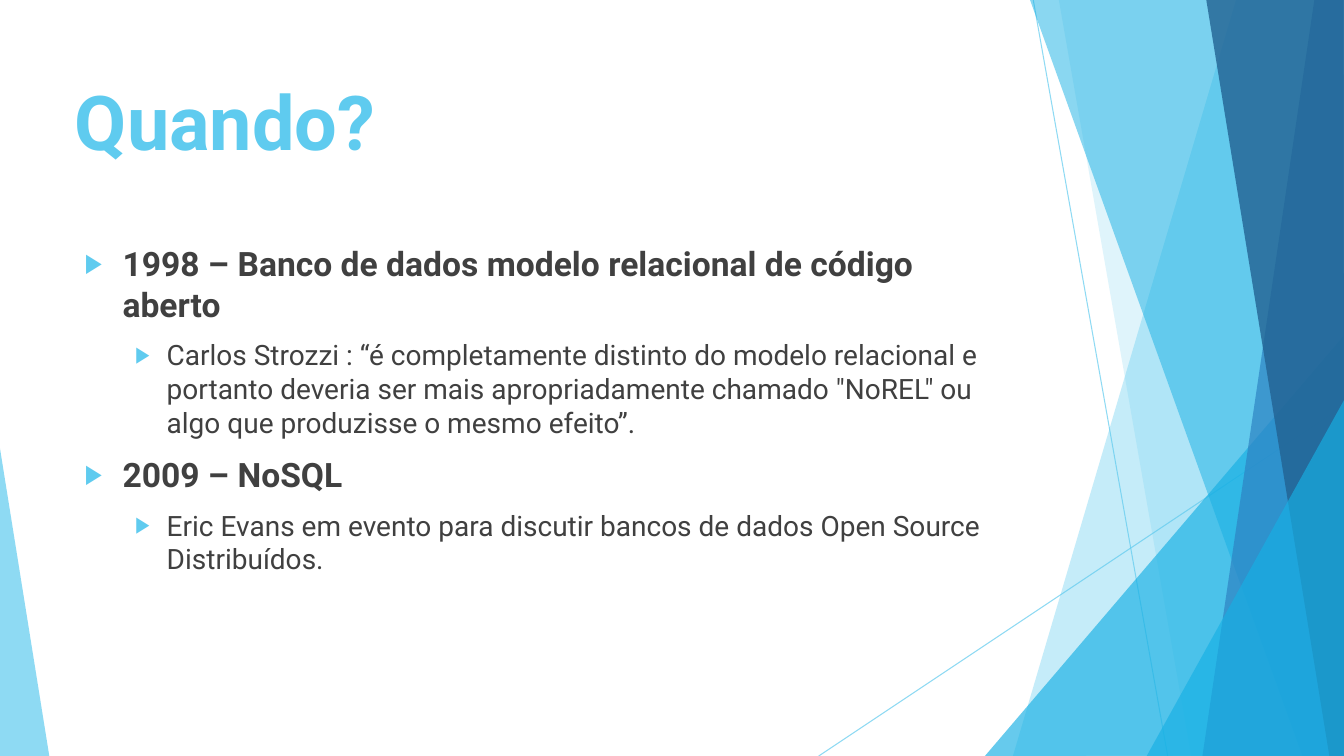
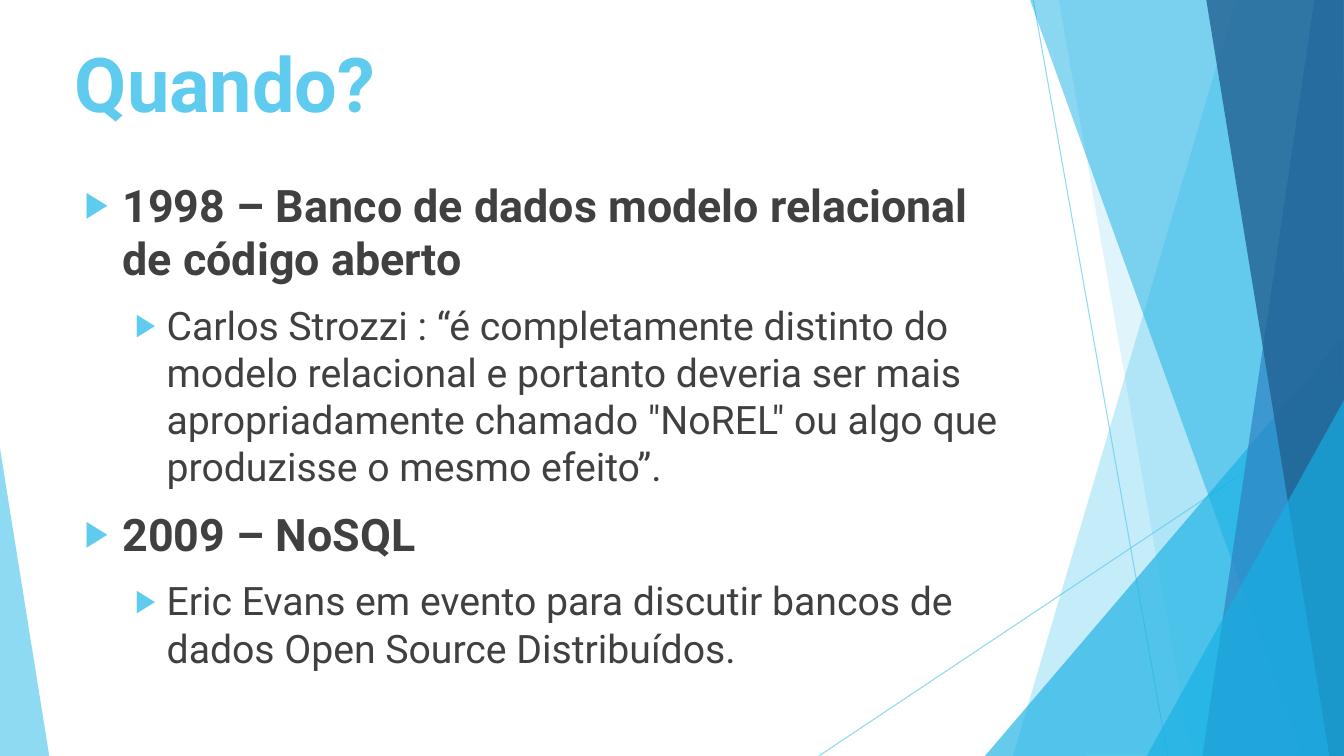
Before and after one commit to luiscferraz/bd-penitenciaria, a slide deck: slide 5 of Seminario/NoSQL v2.pptx. Drawn at 1344x756 pixels with LibreOffice and Linux fonts; fonts in the diff are those of the drawing. Boxes give left, top, right and bottom in pixels: in the first picture for what was removed or moved away, otherwise in the second. Text is boxed around its words. In the diff, an @@ line names an element or a change of style, - is before the commit and + after.

```diff
--- a/Seminario/NoSQL v2.pptx
+++ b/Seminario/NoSQL v2.pptx
@@ title "Quando?": place and size @@
-title "Quando?" at <box>75,93,375,160</box>
+title "Quando?" at <box>75,55,375,122</box>
@@ text "1998 – Banco de dados ...": place and size @@
-text "1998 – Banco de dados ..." at <box>123,251,980,570</box>
+text "1998 – Banco de dados ..." at <box>123,188,998,671</box>
@@ text "1998 – Banco de dados ..." at <box>123,188,998,671</box>: size 24 to 32 pt in "1998 – Banco de dados modelo relacional ...", "2009 – NoSQL"; size 20 to 28 pt in "Carlos Strozzi : “é completamente distinto do ...", "Eric Evans em evento para discutir bancos ..."; more space between paragraphs @@
```
Also in this commit, not shown: 18 other slides changed, 2 slides added, 3 other files.
